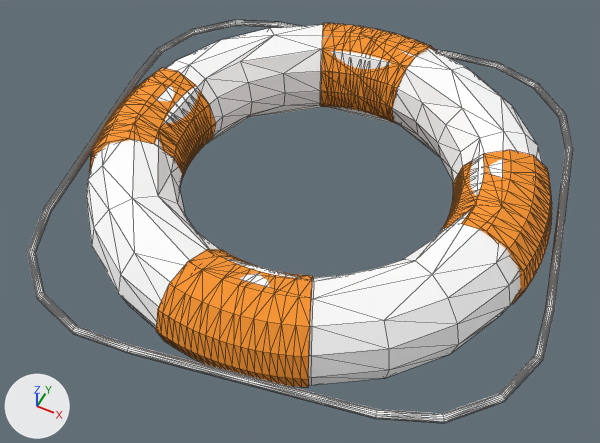
The glTF model src/assets/models/items/swimRing.glb, before and after one commit.
The view is the same before and after, from a 50 mm camera at (136.0, -293.0, 325.0) aimed at (-1.0, -20.0, -16.0). Every picture has the same lights, and +X, +Y and +Z are marked at lower left. The first picture is the older version. Mesh edges are drawn as thin lines.

The first picture shows 'swimRing:Rectangle_sweep', 'swimRing:Torus', 'swimRing:Torus.1_0', 'swimRing:Torus.1_1', 'swimRing:Torus.1_2', 'swimRing:Torus.1_3'.
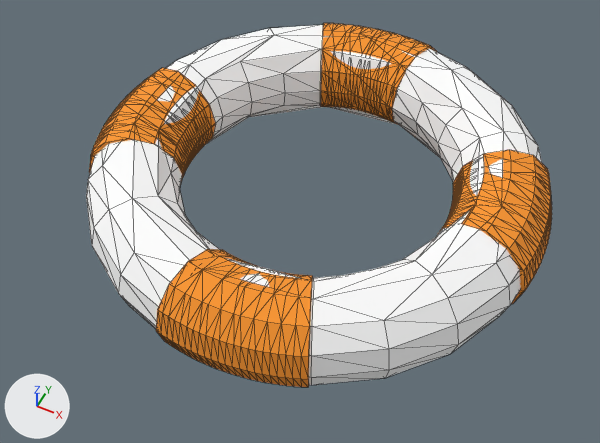
Where the change shows, as pixel boxes [x1, y1, x2, y2] in the pictures (600 x 443 px):
'swimRing:Rectangle_sweep', deleted: before [27, 20, 573, 423]

Edits to the bpy script that builds the scene:
```text
Remove ob_swimring_rectangle_sweep:
    ob_swimring_rectangle_sweep = bpy.data.objects.new('swimRing:Rectangle_sweep', me_rectangle_sweep_mesh)
    ob_swimring_rectangle_sweep.location = (0.0, 0.0, 0.0)
```
